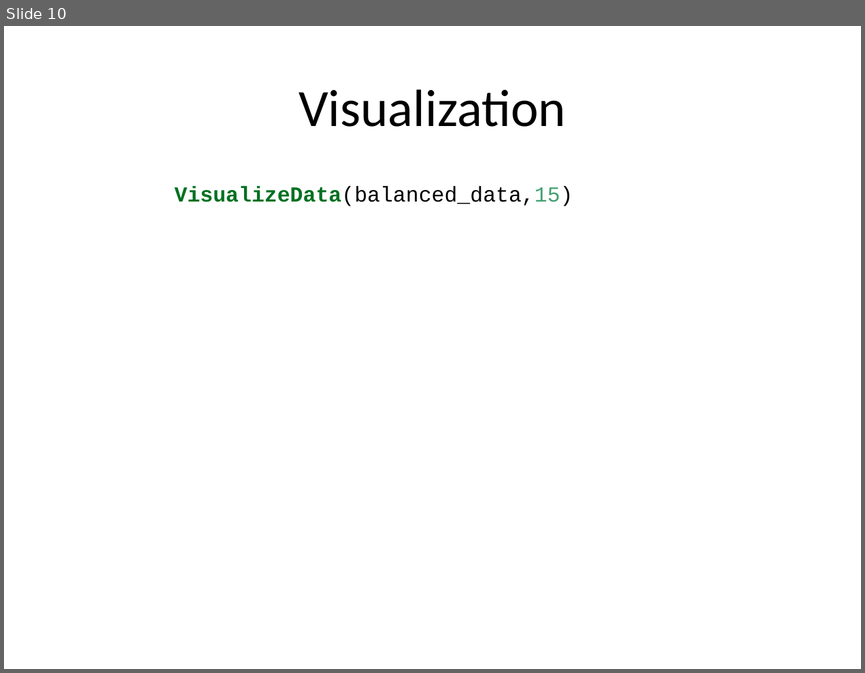
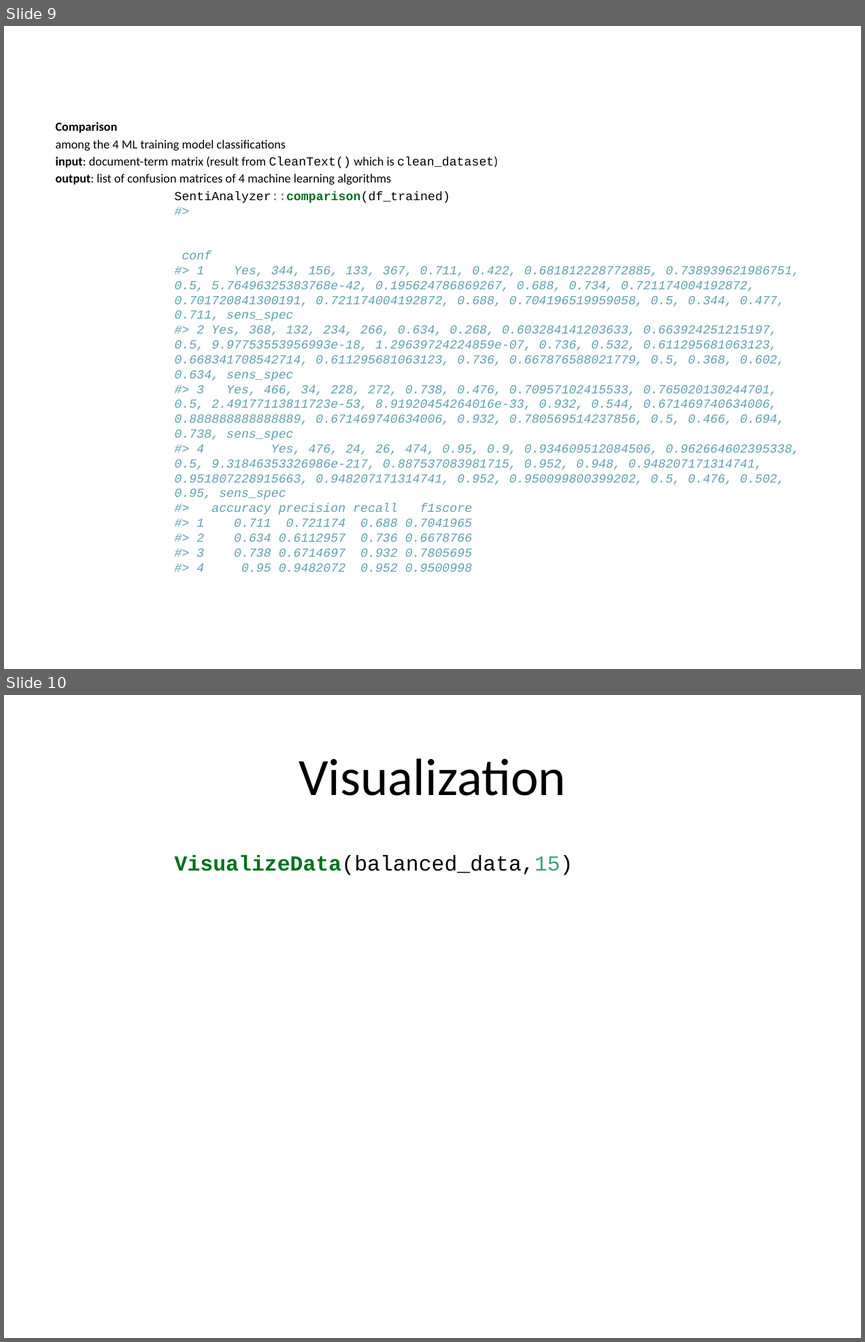
Before and after one commit to zahrakhoshmanesh/SentiAnalyzer, a slide deck: inst/extdata/presentation.pptx. Shown one above the other, each under a label of ours: slide 10 before the commit, slides 9 and 10 after it. The pictures are 865x673 and 865x1342 pixels, drawn with LibreOffice and Linux fonts; fonts in the diff are those of the drawing. Boxes give left, top, right and bottom in pixels: in the first picture for what was removed or moved away, otherwise in the second. Text is boxed around its words. In the diff, an @@ line names an element or a change of style, - is before the commit and + after.

```diff
--- a/inst/extdata/presentation.pptx
+++ b/inst/extdata/presentation.pptx
@@ slide 9 added at [4, 26, 861, 669], background #FFFFFF @@
@@ text added at [56, 122, 800, 571], 10.4 pt, text #60A0B0, italic @@
+Comparison
+among the 4 ML training model classifications
+input: document-term matrix (result from CleanText() which is clean_dataset)
+output: list of confusion matrices of 4 machine learning algorithms
+SentiAnalyzer::comparison(df_trained)
+#> conf
+#> 1 Yes, 344, 156, 133, 367, 0.711, 0.422, 0.681812228772885, 0.738939621986751, 0.5, 5.76496325383768e-42, 0.195624786869267, 0.688, 0.734, 0.721174004192872, 0.701720841300191, 0.721174004192872, 0.688, 0.704196519959058, 0.5, 0.344, 0.477, 0.711, sens_spec
+#> 2 Yes, 368, 132, 234, 266, 0.634, 0.268, 0.603284141203633, 0.663924251215197, 0.5, 9.97753553956993e-18, 1.29639724224859e-07, 0.736, 0.532, 0.611295681063123, 0.668341708542714, 0.611295681063123, 0.736, 0.667876588021779, 0.5, 0.368, 0.602, 0.634, sens_spec
+#> 3 Yes, 466, 34, 228, 272, 0.738, 0.476, 0.70957102415533, 0.765020130244701, 0.5, 2.49177113811723e-53, 8.91920454264016e-33, 0.932, 0.544, 0.671469740634006, 0.888888888888889, 0.671469740634006, 0.932, 0.780569514237856, 0.5, 0.466, 0.694, 0.738, sens_spec
+#> 4 Yes, 476, 24, 26, 474, 0.95, 0.9, 0.934609512084506, 0.962664602395338, 0.5, 9.31846353326986e-217, 0.887537083981715, 0.952, 0.948, 0.948207171314741, 0.951807228915663, 0.948207171314741, 0.952, 0.950099800399202, 0.5, 0.476, 0.502, 0.95, sens_spec
+#> accuracy precision recall f1score
+#> 1 0.711 0.721174 0.688 0.7041965
+#> 2 0.634 0.6112957 0.736 0.6678766
+#> 3 0.738 0.6714697 0.932 0.7805695
+#> 4 0.95 0.9482072 0.952 0.9500998
```
Also in this commit, not shown: 6 slides changed, 1 other slide added, 2 slides removed, 1 other file.
